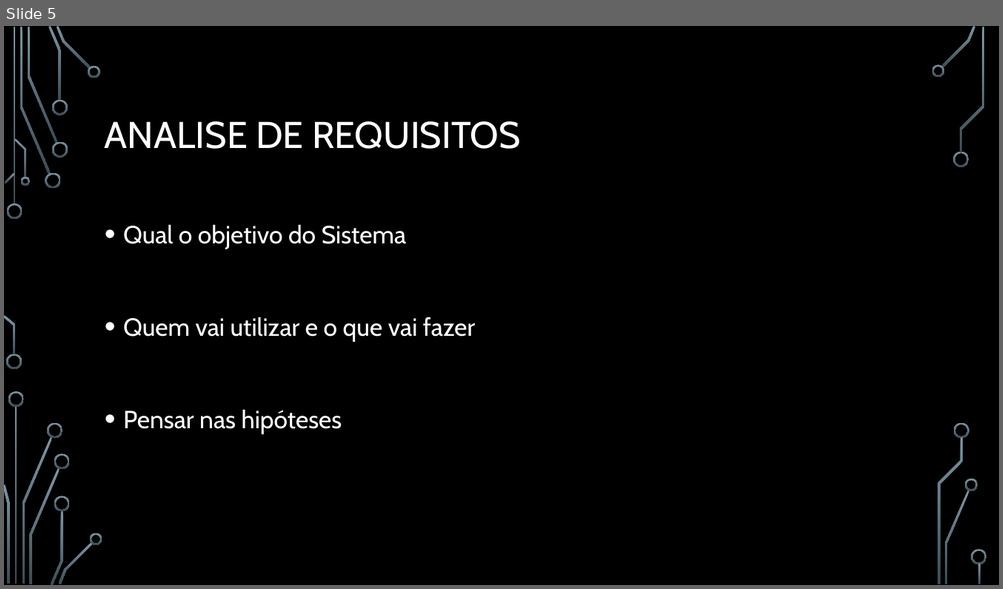
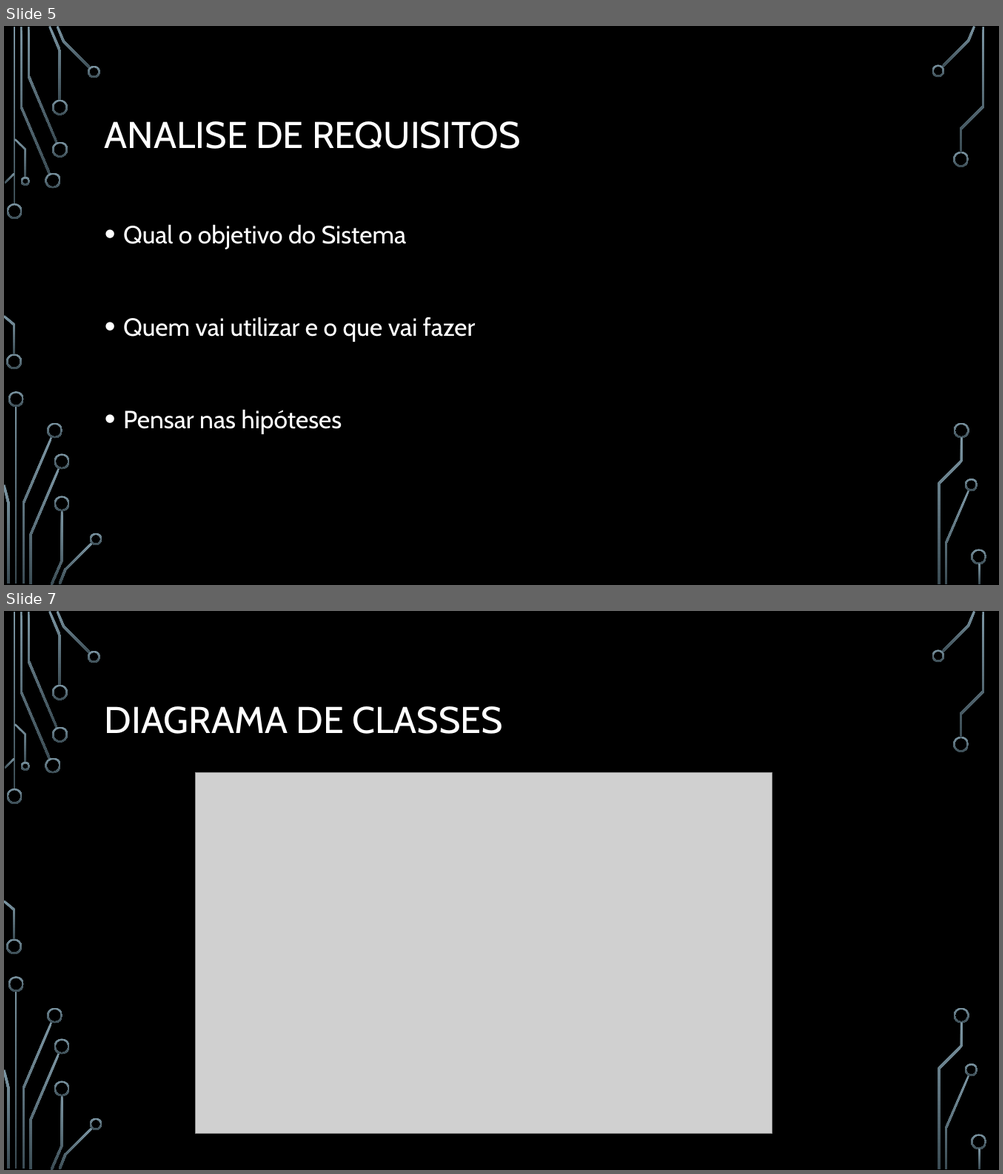
Before and after one commit to thomassds/Eventicket, a slide deck: Apresentação/Eventickets.pptx. Shown one above the other, each under a label of ours: slide 5 before the commit, slides 5 and 7 after it; the slides between them are not shown. The pictures are 1003x589 and 1003x1174 pixels, drawn with LibreOffice and Linux fonts; fonts in the diff are those of the drawing; grey boxes stand for pictures; background and template pictures are left out. Boxes give left, top, right and bottom in pixels: in the first picture for what was removed or moved away, otherwise in the second. Text is boxed around its words. In the diff, an @@ line names an element or a change of style, - is before the commit and + after.

```diff
--- a/Apresentação/Eventickets.pptx
+++ b/Apresentação/Eventickets.pptx
@@ slide 7 added at (4,611,999,1170), background picture (left out); not listed: 36 template elements that a slide beside it also shows @@
@@ title added at (105,706,503,734), 36 pt, text #FFFFFF @@
+DIAGRAMA DE CLASSES
@@ picture added at (196,773,771,1135) @@
```
Also in this commit, not shown: 12 other slides added, 30 other files.
